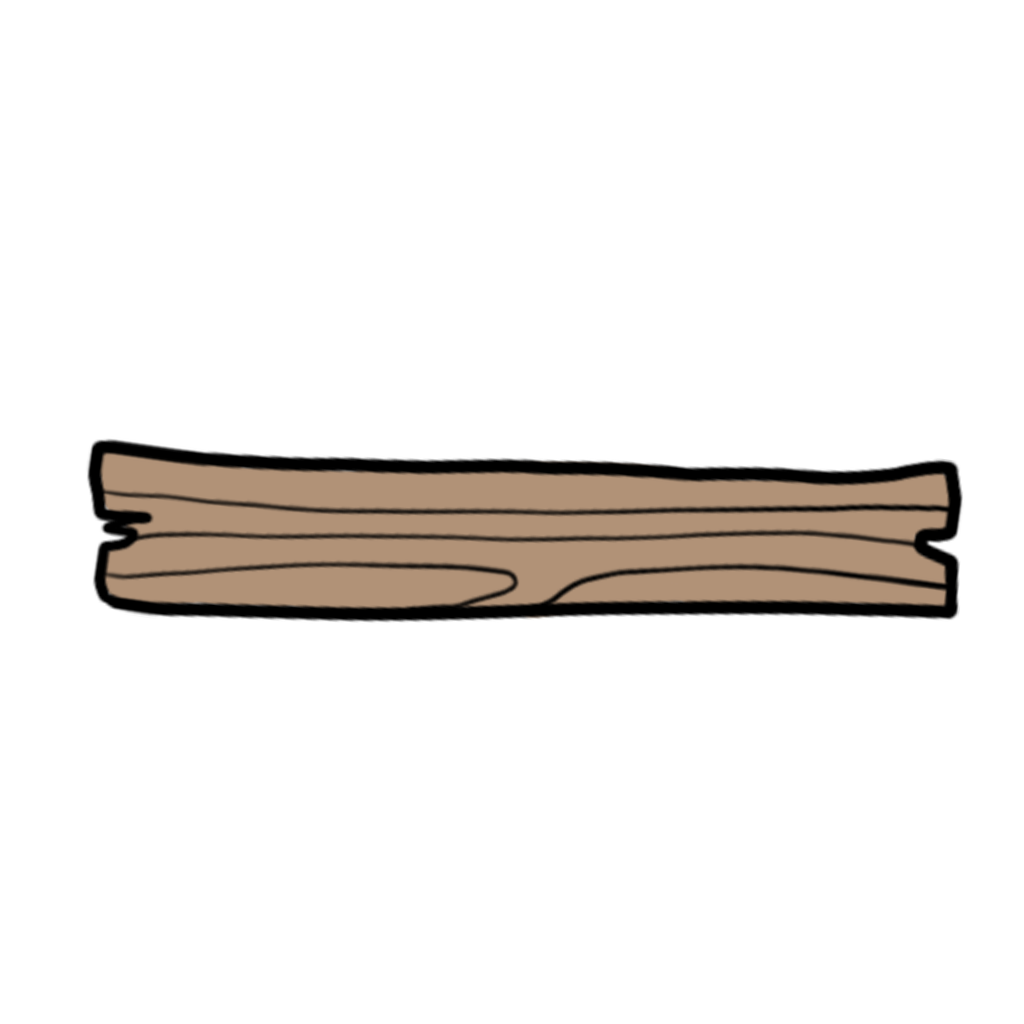
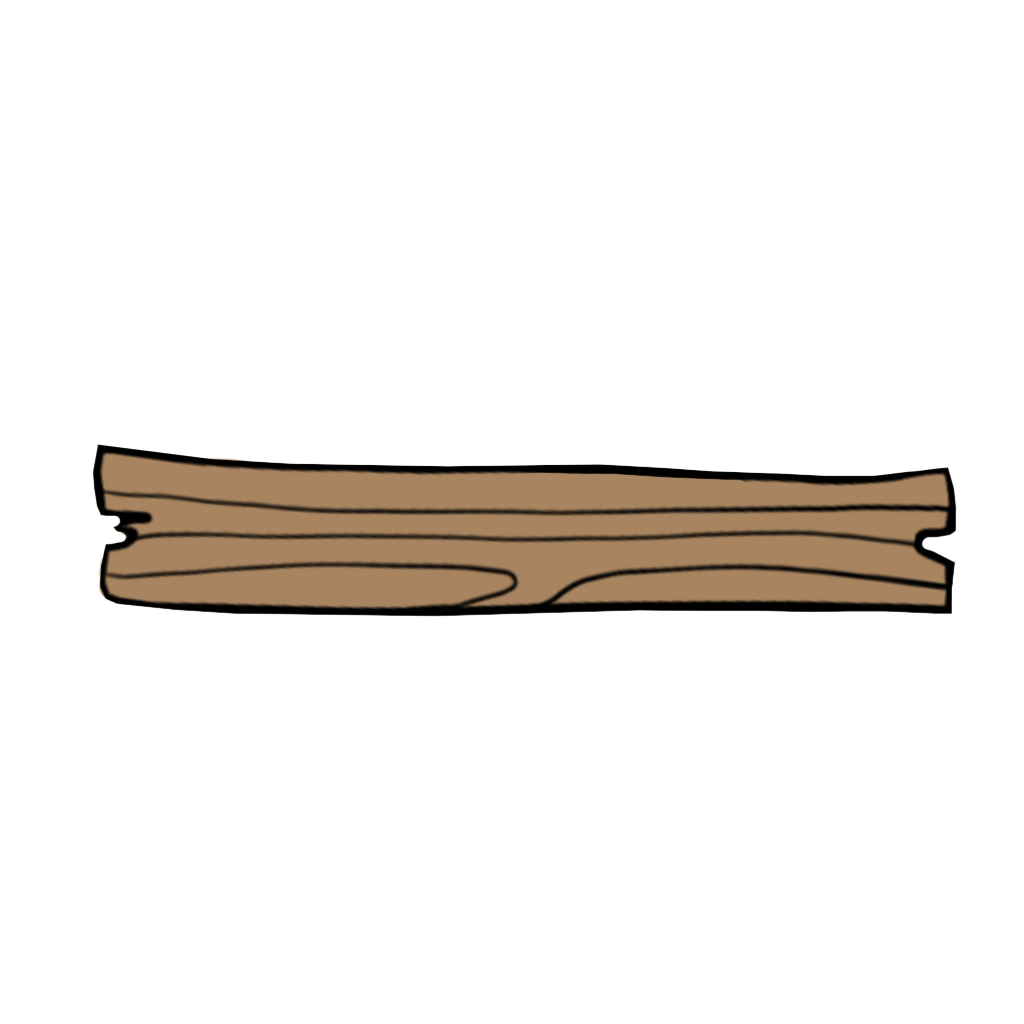
Layer changes from the first 1024×1024 image to the second:
painted on "Layer 1" over [86, 438, 964, 623]
painted on "Layer 2" over [92, 445, 959, 621]
